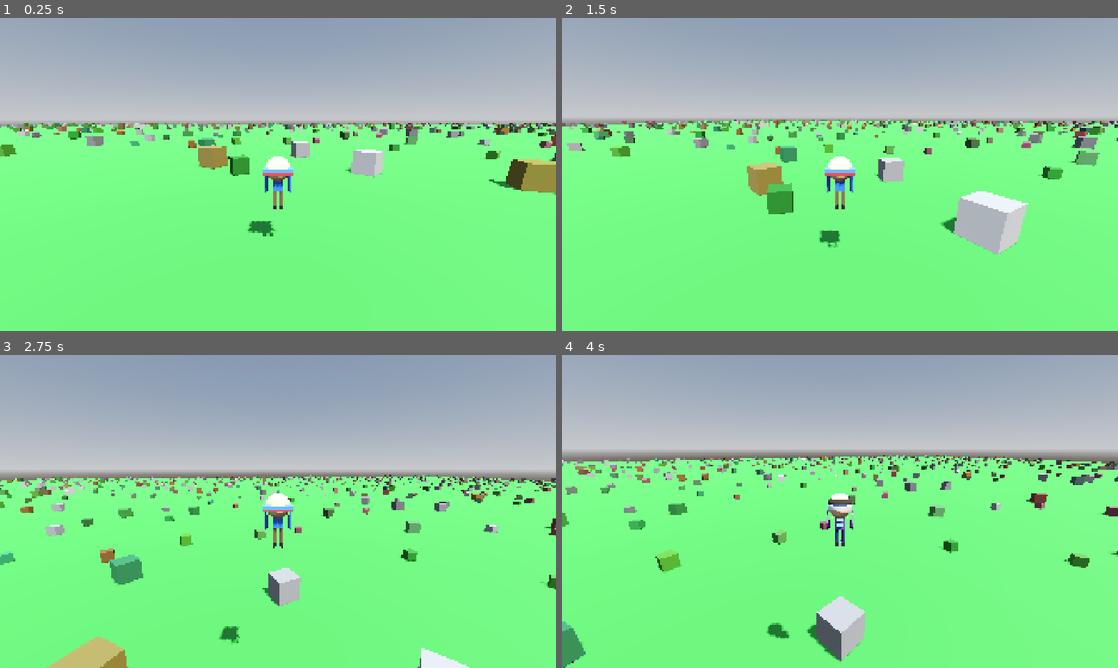
Above: before the commit, frames 1-4 (two rows, left to right).
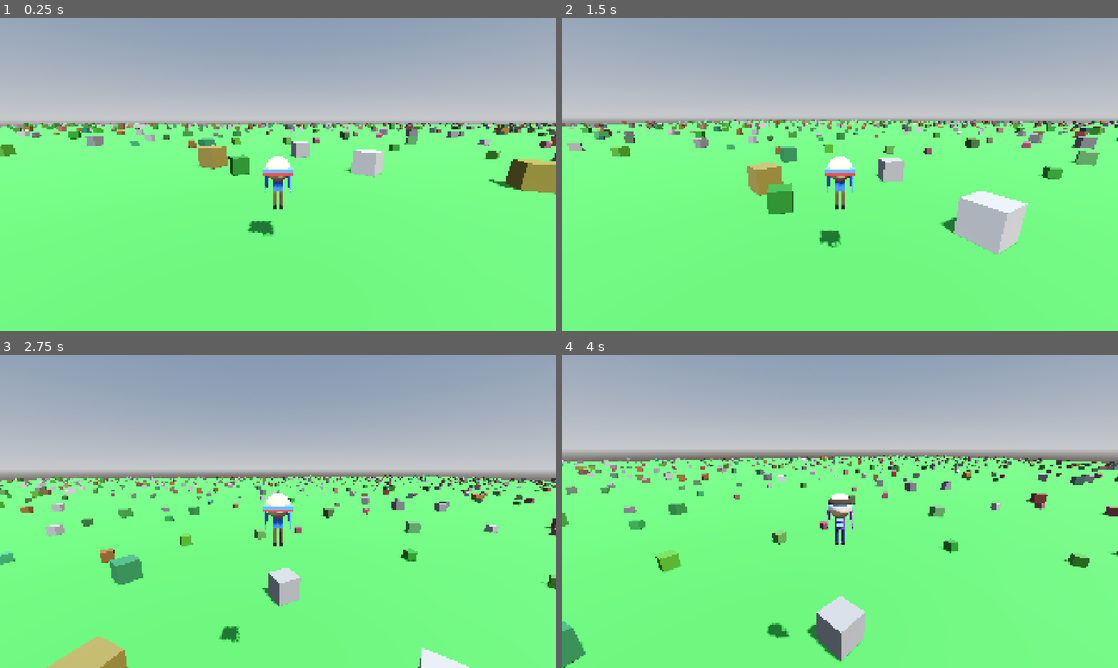
Above: after the commit, the same moments.

Repository: korjavin/godot-test1
Game: Godot game, scene res://scenes/main.tscn
Two runs of this game, one before a commit and one after it. Both use one fixed random seed, a clock stepped at 60 frames per second and the inputs below.
Inputs (mouse positions are in pixels of both pictures, inside the frame that each line leads up to):
- Up to frame 1 (0.25 s): no input
- Up to frame 2 (1.5 s): move the mouse to (867, 174) at 0.52 s; hold Shift (run) 0.53-1.28 s; hold W (move_forward) from 0.53 s (still down); tap Space (jump) at 0.77, 0.8, 1.07, 1.35 s; move the mouse to (812, 174) at 1.27 s
- Up to frame 3 (2.75 s): keep holding W (move_forward); tap Space (jump) at 1.52, 1.82, 2.3 s; tap Shift (run) at 1.55 s; move the mouse to (289, 505) at 2.02 s; hold Ctrl (duck) from 2.03 s (still down)
- Up to frame 4 (4 s): keep holding W (move_forward); move the mouse to (834, 517) at 2.77 s; release Ctrl (duck) at 2.78 s; tap Shift (run) at 2.85 s; tap Space (jump) at 3.02, 3.32, 3.77, 3.8 s; move the mouse to (878, 514) at 3.52 s; hold E (switch_character) from 3.53 s (still down)

The runs differ from the first frame. In frame 1, less than 0.1% of the frame differs, in the area x 47-53%, y 50-70%; in frame 2, less than 0.1%; in frame 3, less than 0.1%, in the area x 41-53%, y 50-93%; in frame 4, less than 0.1%.

Commit message:
Add procedural animation system for character limbs
Implemented a comprehensive animation system that animates character arms and legs
based on movement state:

**Walking/Running Animation:**
- Arms and legs swing back and forth using sine wave motion
- Running has 1.5x faster animation speed
- 30-degree arm swing, 40-degree leg swing
- Subtle body bobbing for added realism
- Arms and legs move in opposing pairs (natural gait)

**Jump Animation:**
- Arms raise up (-45 degrees)
- Legs bend together (10 degrees)
- Smooth interpolation to jumping pose
- Body position resets during flight

**Landing Animation:**
- Brief crouch impact when landing (-0.1 units)
- Detected by tracking floor state between frames

**Idle Animation:**
- Limbs smoothly return to rest positions
- Subtle breathing motion (sine wave on body position)
- Creates natural idle behavior

**Technical Details:**
- Stores references to character limbs (LeftArm, RightArm, LeftLeg, RightLeg)
- Remembers original rotations for each character
- Works with all character models (windman, primm, teibi, phoboman)
- Uses lerp for smooth transitions between animation states
- Procedural animations (no animation files needed)

The animation system automatically detects character state and applies
appropriate animations, creating lifelike movement for all heroes.

Diff:
--- a/scripts/player_controller.gd
+++ b/scripts/player_controller.gd
@@ -117,6 +117,29 @@
 var current_character_node: Node3D = null
 
 # ============================================================================
+# SECTION 6: ANIMATION SYSTEM
+# ============================================================================
+
+## Animation timing variable (tracks time for procedural animations)
+var animation_time: float = 0.0
+
+## Animation speed multiplier for walking/running
+var animation_speed: float = 1.0
+
+## References to character limbs for animation
+var left_arm: Node3D = null
+var right_arm: Node3D = null
+var left_leg: Node3D = null
+var right_leg: Node3D = null
+var character_body: Node3D = null
+
+## Original rotations for resetting animations
+var original_rotations: Dictionary = {}
+
+## Track if character was on floor last frame (for landing detection)
+var was_on_floor: bool = true
+
+# ============================================================================
 # INITIALIZATION
 # ============================================================================
 
@@ -234,6 +257,9 @@
 	# This handles collisions automatically
 	move_and_slide()
 
+	# STEP 9: Update character animations
+	update_character_animation(delta, input_dir)
+
 # ============================================================================
 # HELPER FUNCTIONS
 # ============================================================================
@@ -351,6 +377,179 @@
 		# Instance the new character
 		current_character_node = character_scene.instantiate()
 		character_container.add_child(current_character_node)
+
+		# Setup animation references
+		setup_animation_references()
+
 		print("Loaded character: %s" % character_data["name"])
 	else:
 		push_error("Failed to load character scene or container node not found")
+
+# ============================================================================
+# ANIMATION FUNCTIONS
+# ============================================================================
+
+func setup_animation_references() -> void:
+	"""
+	Finds and stores references to character limbs for animation.
+	Called when a new character is loaded.
+	"""
+	if not current_character_node:
+		return
+
+	# Find the Body node that contains all limbs
+	character_body = current_character_node.get_node_or_null("Body")
+
+	if not character_body:
+		print("Warning: Character doesn't have a 'Body' node")
+		return
+
+	# Find limb nodes
+	left_arm = character_body.get_node_or_null("LeftArm")
+	right_arm = character_body.get_node_or_null("RightArm")
+	left_leg = character_body.get_node_or_null("LeftLeg")
+	right_leg = character_body.get_node_or_null("RightLeg")
+
+	# Store original rotations
+	original_rotations.clear()
+	if left_arm:
+		original_rotations["left_arm"] = left_arm.rotation
+	if right_arm:
+		original_rotations["right_arm"] = right_arm.rotation
+	if left_leg:
+		original_rotations["left_leg"] = left_leg.rotation
+	if right_leg:
+		original_rotations["right_leg"] = right_leg.rotation
+	if character_body:
+		original_rotations["body"] = character_body.rotation
+
+	print("Animation system initialized for character")
+
+func update_character_animation(delta: float, input_dir: Vector2) -> void:
+	"""
+	Main animation update function. Determines which animation to play
+	based on character state.
+
+	@param delta: Time since last frame
+	@param input_dir: Current input direction
+	"""
+	if not current_character_node or not character_body:
+		return
+
+	# Update animation time
+	animation_time += delta
+
+	# Determine animation state and animate accordingly
+	var is_moving = input_dir.length() > 0.1
+	var current_on_floor = is_on_floor()
+
+	# Jump/Fall animation
+	if not current_on_floor:
+		animate_jumping()
+	# Landing detected
+	elif not was_on_floor and current_on_floor:
+		animate_landing()
+	# Walking/Running animation
+	elif is_moving and current_on_floor:
+		var speed_multiplier = 1.5 if is_running else 1.0
+		animate_walking(delta, speed_multiplier)
+	# Idle animation
+	else:
+		animate_idle(delta)
+
+	# Update floor tracking
+	was_on_floor = current_on_floor
+
+func animate_walking(delta: float, speed_multiplier: float) -> void:
+	"""
+	Animates the character's limbs for walking/running.
+	Arms and legs swing back and forth.
+
+	@param delta: Time since last frame
+	@param speed_multiplier: How fast to play the animation (1.0 = normal, 1.5 = running)
+	"""
+	if not left_arm or not right_arm or not left_leg or not right_leg:
+		return
+
+	# Walking animation uses sine waves for smooth swinging motion
+	var walk_speed = 8.0 * speed_multiplier
+	var arm_swing_amount = deg_to_rad(30)  # 30 degrees swing
+	var leg_swing_amount = deg_to_rad(40)  # 40 degrees swing
+
+	# Calculate swing values using sine wave
+	var time_factor = animation_time * walk_speed
+	var arm_swing = sin(time_factor) * arm_swing_amount
+	var leg_swing = sin(time_factor) * leg_swing_amount
+
+	# Apply rotations (arms and legs swing opposite to each other)
+	left_arm.rotation.x = original_rotations["left_arm"].x + arm_swing
+	right_arm.rotation.x = original_rotations["right_arm"].x - arm_swing
+
+	left_leg.rotation.x = original_rotations["left_leg"].x - leg_swing
+	right_leg.rotation.x = original_rotations["right_leg"].x + leg_swing
+
+	# Add slight body bob for realism
+	if character_body:
+		var bob_amount = 0.03
+		var bob = sin(time_factor * 2.0) * bob_amount
+		character_body.position.y = bob
+
+func animate_jumping() -> void:
+	"""
+	Animates the character in mid-air (jumping or falling).
+	Arms go up, legs come together.
+	"""
+	if not left_arm or not right_arm or not left_leg or not right_leg:
+		return
+
+	# Target pose for jumping
+	var arm_up_angle = deg_to_rad(-45)  # Arms raised
+	var leg_together_angle = deg_to_rad(10)  # Legs slightly bent
+
+	# Smoothly interpolate to jump pose
+	var lerp_speed = 0.15
+
+	left_arm.rotation.x = lerp(left_arm.rotation.x, original_rotations["left_arm"].x + arm_up_angle, lerp_speed)
+	right_arm.rotation.x = lerp(right_arm.rotation.x, original_rotations["right_arm"].x + arm_up_angle, lerp_speed)
+
+	left_leg.rotation.x = lerp(left_leg.rotation.x, original_rotations["left_leg"].x + leg_together_angle, lerp_speed)
+	right_leg.rotation.x = lerp(right_leg.rotation.x, original_rotations["right_leg"].x + leg_together_angle, lerp_speed)
+
+	# Reset body position
+	if character_body:
+		character_body.position.y = lerp(character_body.position.y, 0.0, lerp_speed)
+
+func animate_landing() -> void:
+	"""
+	Brief animation when the character lands on the ground.
+	Creates a small impact pose.
+	"""
+	if not character_body:
+		return
+
+	# Small crouch on landing
+	character_body.position.y = -0.1
+
+func animate_idle(delta: float) -> void:
+	"""
+	Animates the character when standing still.
+	Creates a subtle breathing/idle motion.
+	"""
+	if not left_arm or not right_arm or not left_leg or not right_leg:
+		return
+
+	# Smoothly return limbs to original positions
+	var lerp_speed = 0.1
+
+	left_arm.rotation.x = lerp(left_arm.rotation.x, original_rotations["left_arm"].x, lerp_speed)
+	right_arm.rotation.x = lerp(right_arm.rotation.x, original_rotations["right_arm"].x, lerp_speed)
+
+	left_leg.rotation.x = lerp(left_leg.rotation.x, original_rotations["left_leg"].x, lerp_speed)
+	right_leg.rotation.x = lerp(right_leg.rotation.x, original_rotations["right_leg"].x, lerp_speed)
+
+	# Subtle breathing animation
+	if character_body:
+		var breathe_speed = 2.0
+		var breathe_amount = 0.01
+		var breathe = sin(animation_time * breathe_speed) * breathe_amount
+		character_body.position.y = lerp(character_body.position.y, breathe, 0.1)
